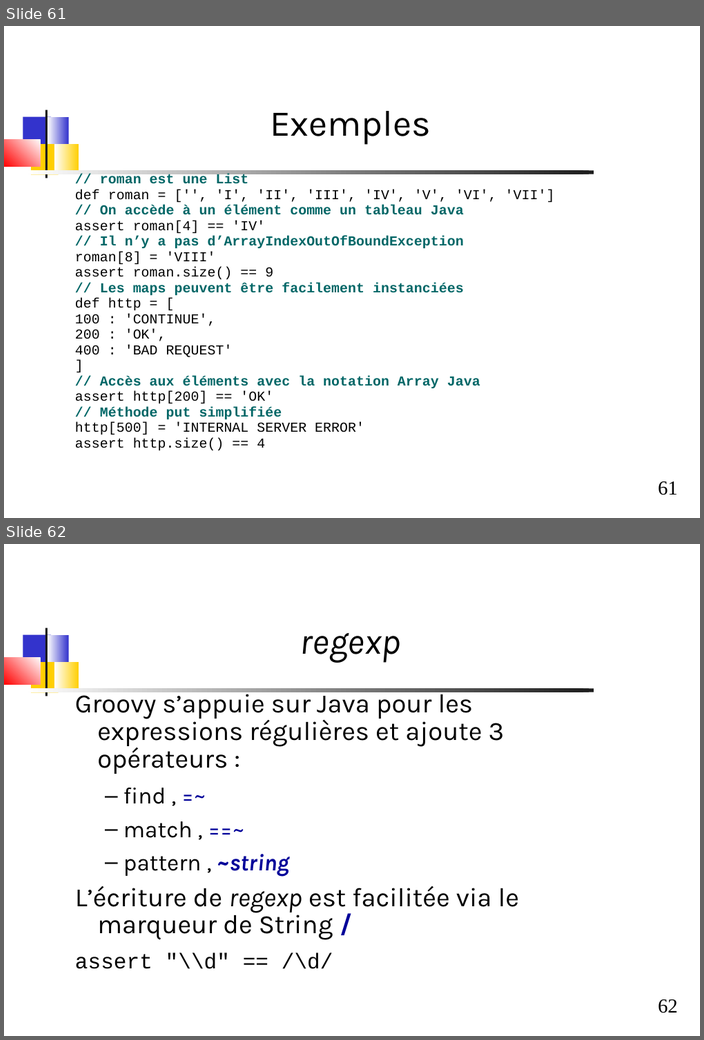
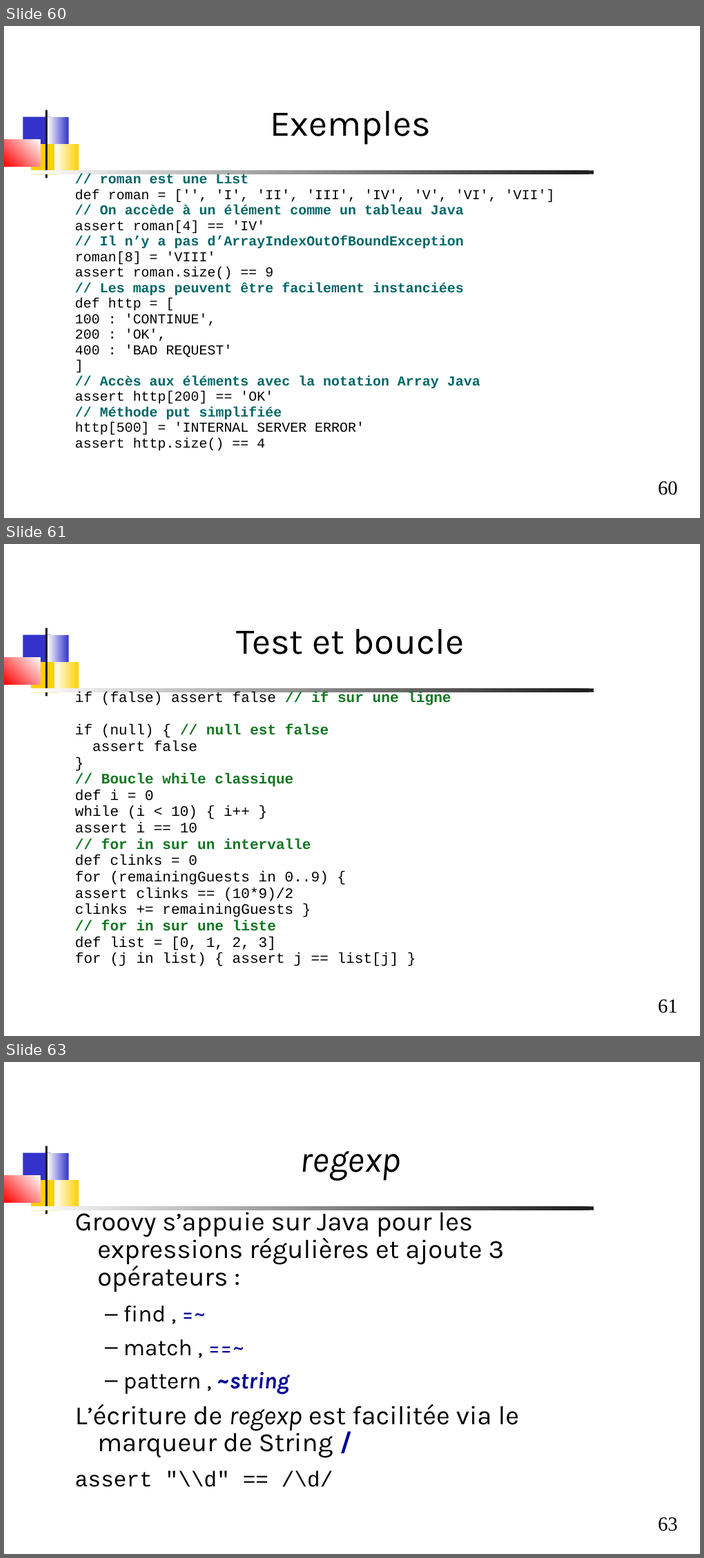
Before and after one commit to dthibau/gradle, a slide deck: Gradle.odp. Shown one above the other, each under a label of ours: slides 61 and 62 before the commit, slides 60, 61 and 63 after it; the slides between them are not shown. The pictures are 704x1040 and 704x1558 pixels, drawn with LibreOffice and Linux fonts; fonts in the diff are those of the drawing. Boxes give left, top, right and bottom in pixels: in the first picture for what was removed or moved away, otherwise in the second. Text is boxed around its words. In the diff, an @@ line names an element or a change of style, - is before the commit and + after.

```diff
--- a/Gradle.odp
+++ b/Gradle.odp
@@ slide 61 added at (4,544,700,1036), background #FFFFFF; not listed: 8 template elements that a slide beside it also shows @@
@@ title added at (237,629,464,654), 44 pt, text #000000 @@
+Test et boucle
@@ text added at (75,692,450,966), 17.6 pt, text #000000 @@
+if (false) assert false // if sur une ligne
+if (null) { // null est false
+assert false
+}
+// Boucle while classique
+def i = 0
+while (i < 10) { i++ }
+assert i == 10
+// for in sur un intervalle
+def clinks = 0
+for (remainingGuests in 0..9) {
+assert clinks == (10*9)/2
+clinks += remainingGuests }
+// for in sur une liste
+def list = [0, 1, 2, 3]
+for (j in list) { assert j == list[j] }
@@ what was slide 61 is now slide 60 @@
@@ page number at (657,481,677,495): text changed @@
-61
+60
@@ what was slide 62 is now slide 63 @@
@@ page number at (657,1517,677,1531): text changed @@
-62
+63
```
Also in this commit, not shown: 7 slides changed, 3 other slides added, 1 slide removed, 1 other file.
